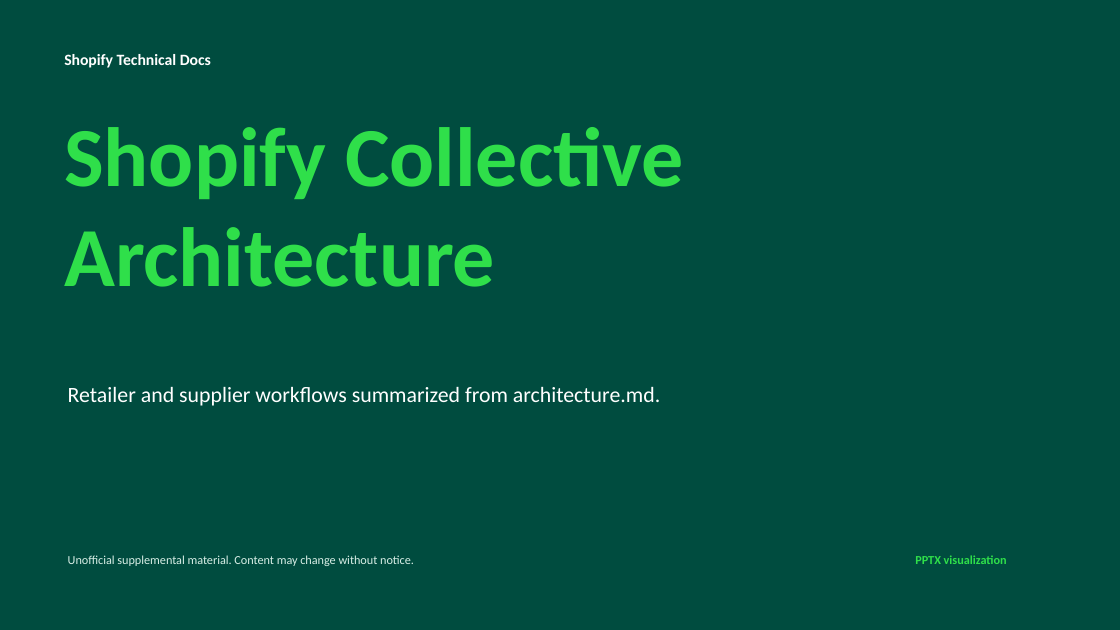
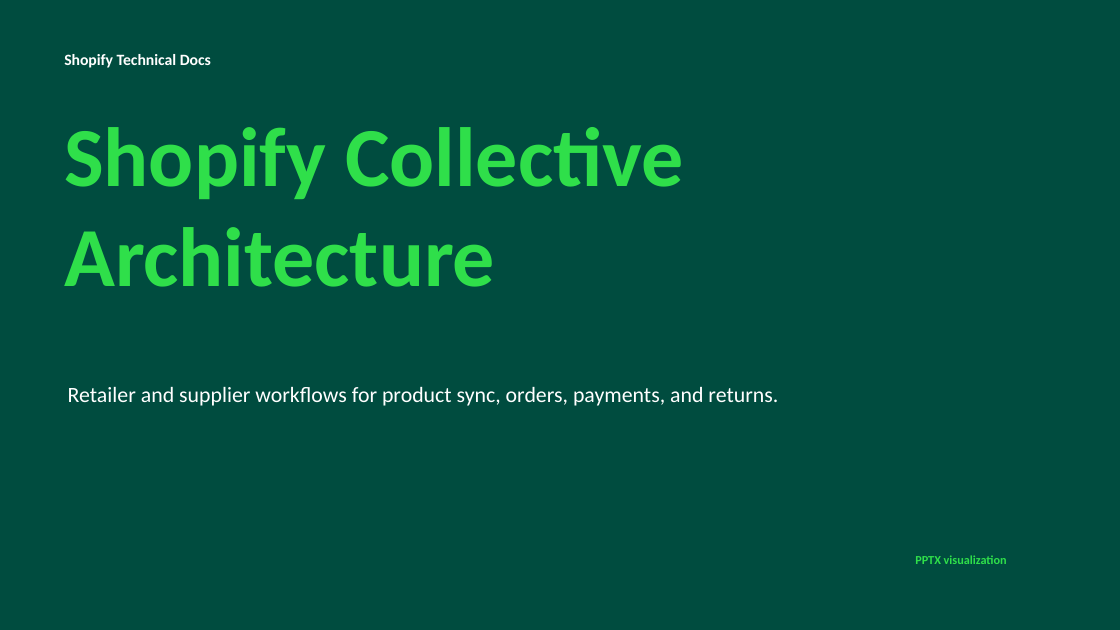
Before and after one commit to shopify-apac-ts/shopify-technical-docs, a slide deck: slide 1 of products/shopify-collective/shopify-collective-architecture.pptx. Drawn at 1120x630 pixels with LibreOffice and Linux fonts; fonts in the diff are those of the drawing. Boxes give left, top, right and bottom in pixels: in the first picture for what was removed or moved away, otherwise in the second. Text is boxed around its words. In the diff, an @@ line names an element or a change of style, - is before the commit and + after.

```diff
--- a/products/shopify-collective/shopify-collective-architecture.pptx
+++ b/products/shopify-collective/shopify-collective-architecture.pptx
@@ text at (68,387,778,406): text changed @@
-Retailer and supplier workflows summarized from architecture.md.
+Retailer and supplier workflows for product sync, orders, payments, and returns.
@@ text removed at (68,555,414,566) @@
-Unofficial supplemental material. Content may change without notice.
```
Also in this commit, not shown: 10 other slides changed, 1 slide added, 1 slide removed, 8 other files.
